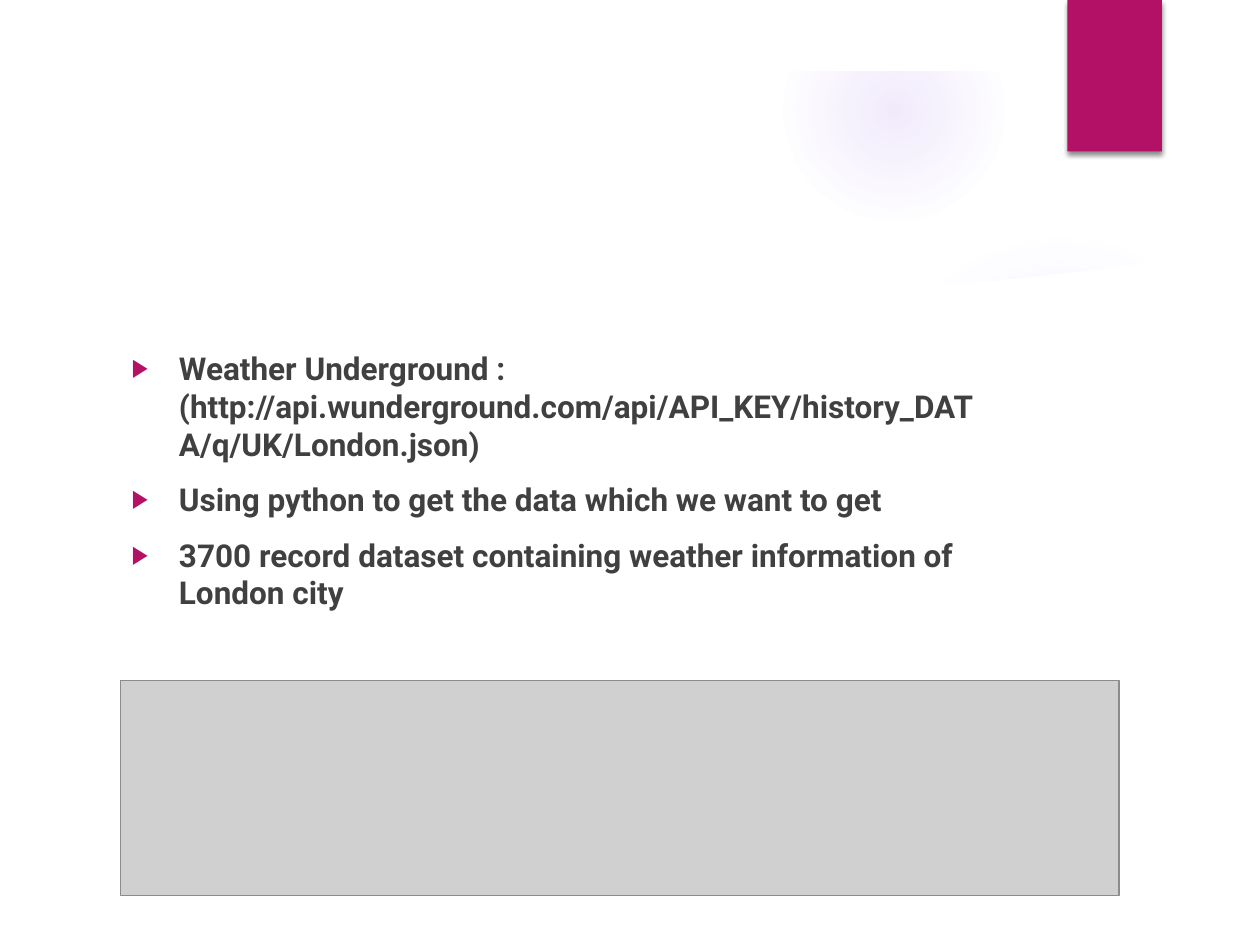
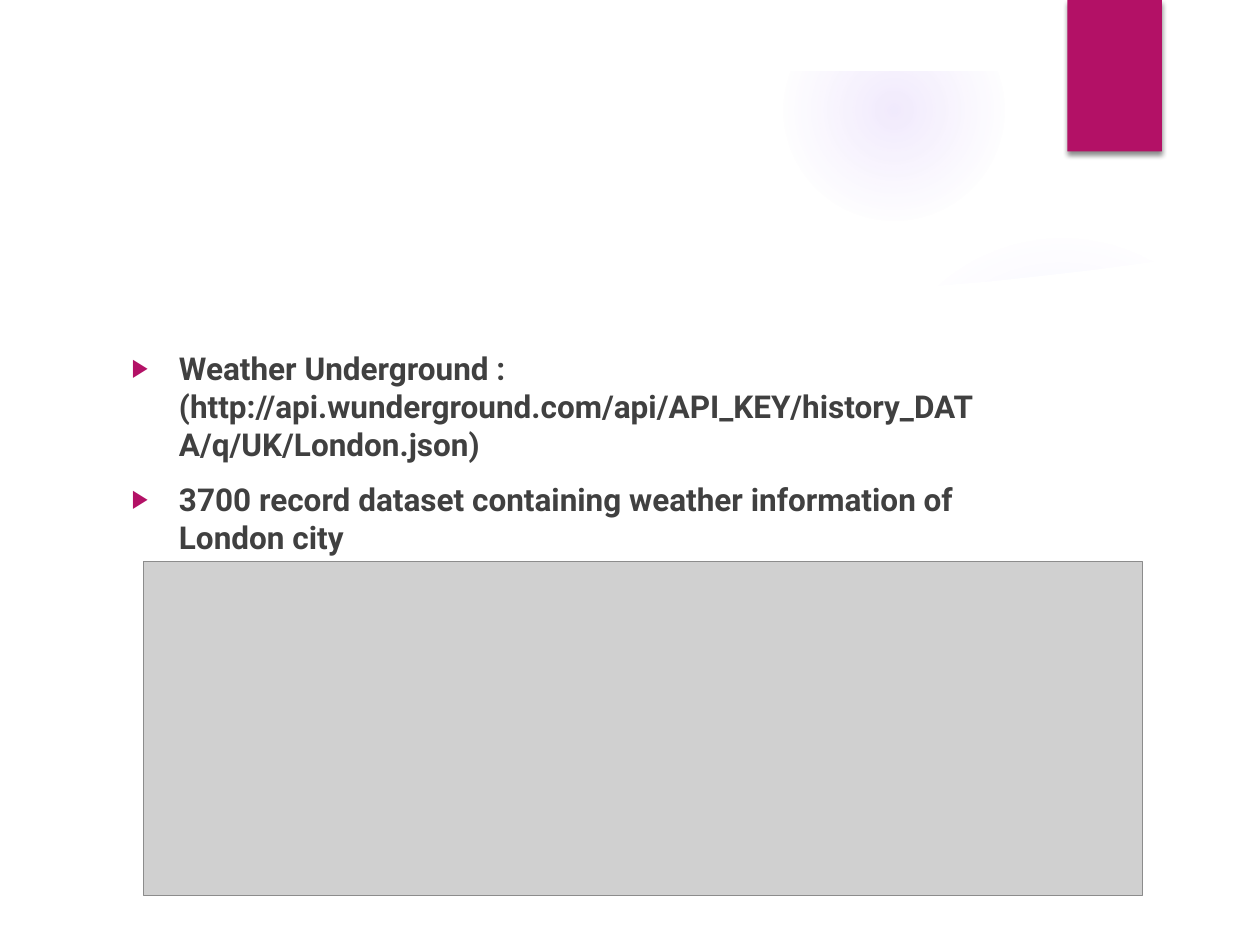
Before and after one commit to yingy4/csye7200-spring2018-group9, a slide deck: slide 7 of presentation/Final_Presentation _Team 9.pptx. Drawn at 1260x945 pixels with LibreOffice and Linux fonts; fonts in the diff are those of the drawing; grey boxes stand for pictures; background and template pictures are left out. Boxes give left, top, right and bottom in pixels: in the first picture for what was removed or moved away, otherwise in the second. Text is boxed around its words. In the diff, an @@ line names an element or a change of style, - is before the commit and + after.

```diff
--- a/presentation/Final_Presentation _Team 9.pptx
+++ b/presentation/Final_Presentation _Team 9.pptx
@@ text at [179, 487, 882, 518]: paragraph removed @@
-▶ Using python to get the data which we want to get
@@ picture: place and size @@
-picture at [121, 680, 1120, 895]
+picture at [144, 562, 1143, 896]
```
Also in this commit, not shown: 3 other slides changed, 1 slide added, 1 slide removed, 1 other file.
